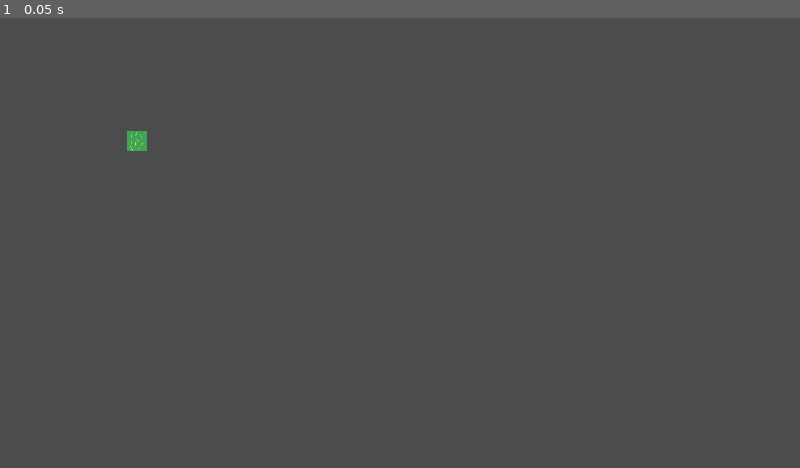
Above: before the commit, frame 1.
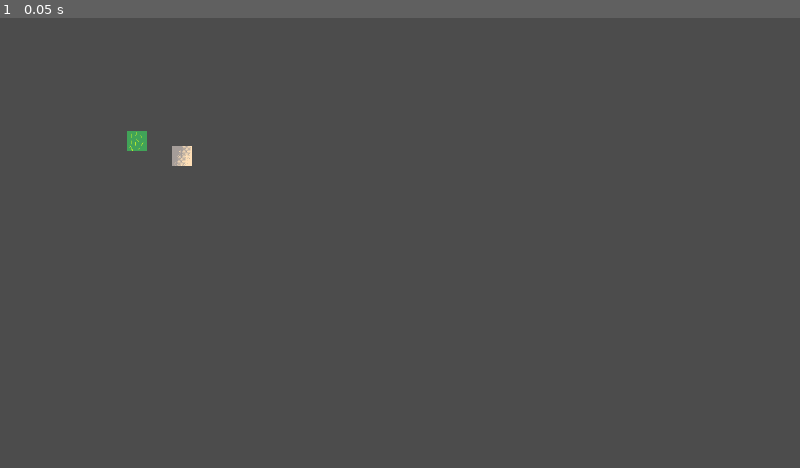
Above: after the commit, the same moment.

Repository: west-coast-gamers/pompeii-raptor
Game: Godot game, scene res://main.tscn
Same seed, same stepped clock (60 frames per second), same inputs: the game is played once before the commit and once after it.
Inputs:
- Up to frame 1 (0.05 s): no input

The runs differ from the first frame. In frame 1, 0.1% of the frame differs, in the area x 21-24%, y 28-33%.

Commit message:
Added the WALL!!!!

Diff:
--- a/main.tscn
+++ b/main.tscn
@@ -1,6 +1,7 @@
-[gd_scene load_steps=2 format=2]
+[gd_scene load_steps=3 format=2]
 
 [ext_resource path="res://grass.tscn" type="PackedScene" id=1]
+[ext_resource path="res://wall.tscn" type="PackedScene" id=2]
 
 [node name="main" type="Node2D" index="0"]
 
@@ -9,3 +10,7 @@
 [node name="grass" parent="tiles" index="0" instance=ExtResource( 1 )]
 
 position = Vector2( 219.407, 196.136 )
+
+[node name="wall" parent="tiles" index="1" instance=ExtResource( 2 )]
+
+position = Vector2( 290.88, 221.069 )
--- /dev/null
+++ b/wall.tscn
@@ -0,0 +1,9 @@
+[gd_scene load_steps=2 format=2]
+
+[ext_resource path="res://images/wall-01.png" type="Texture" id=1]
+
+[node name="wall" type="Node2D"]
+
+[node name="wall-01" type="Sprite" parent="." index="0"]
+
+texture = ExtResource( 1 )
Binary file added: images/wall-01.png
Not shown, added: images/wall-01.png.import
